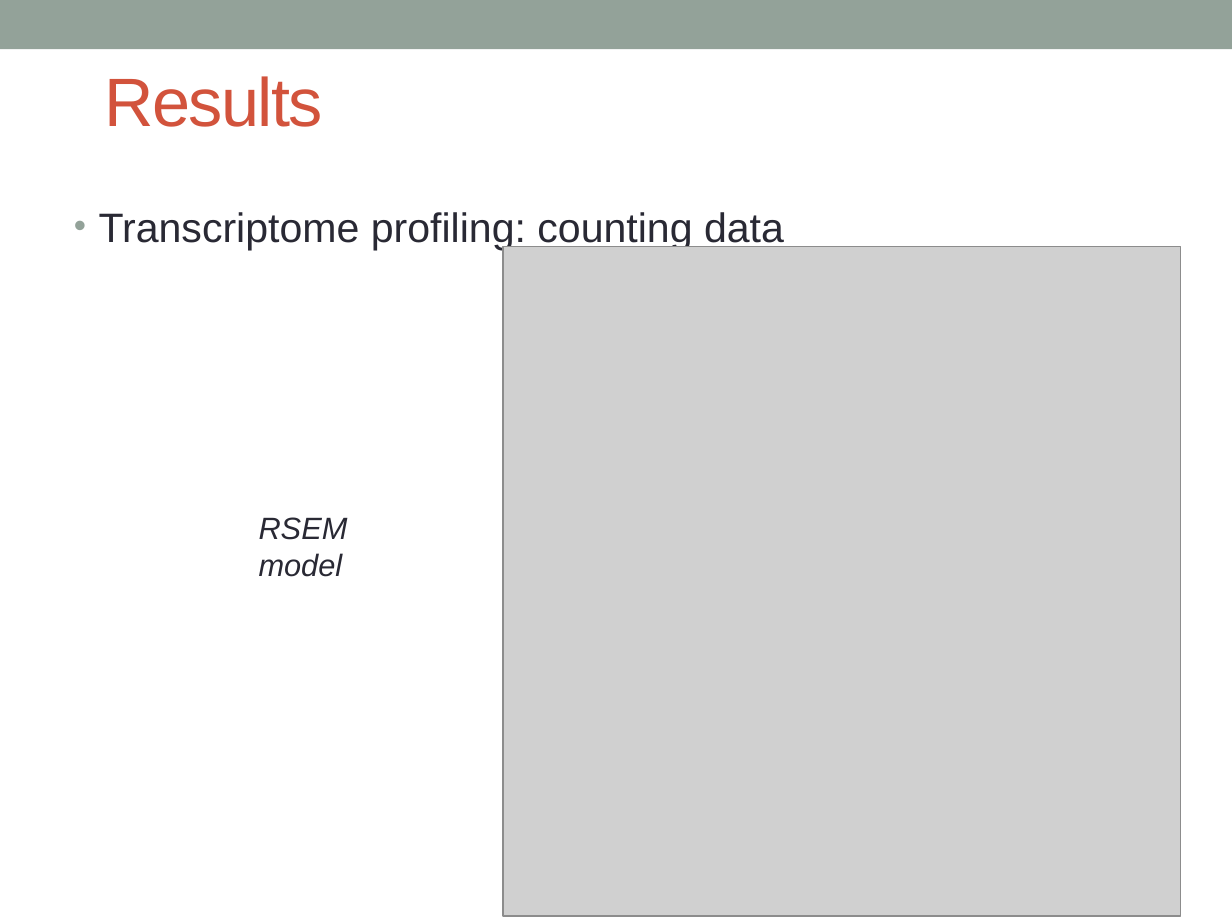
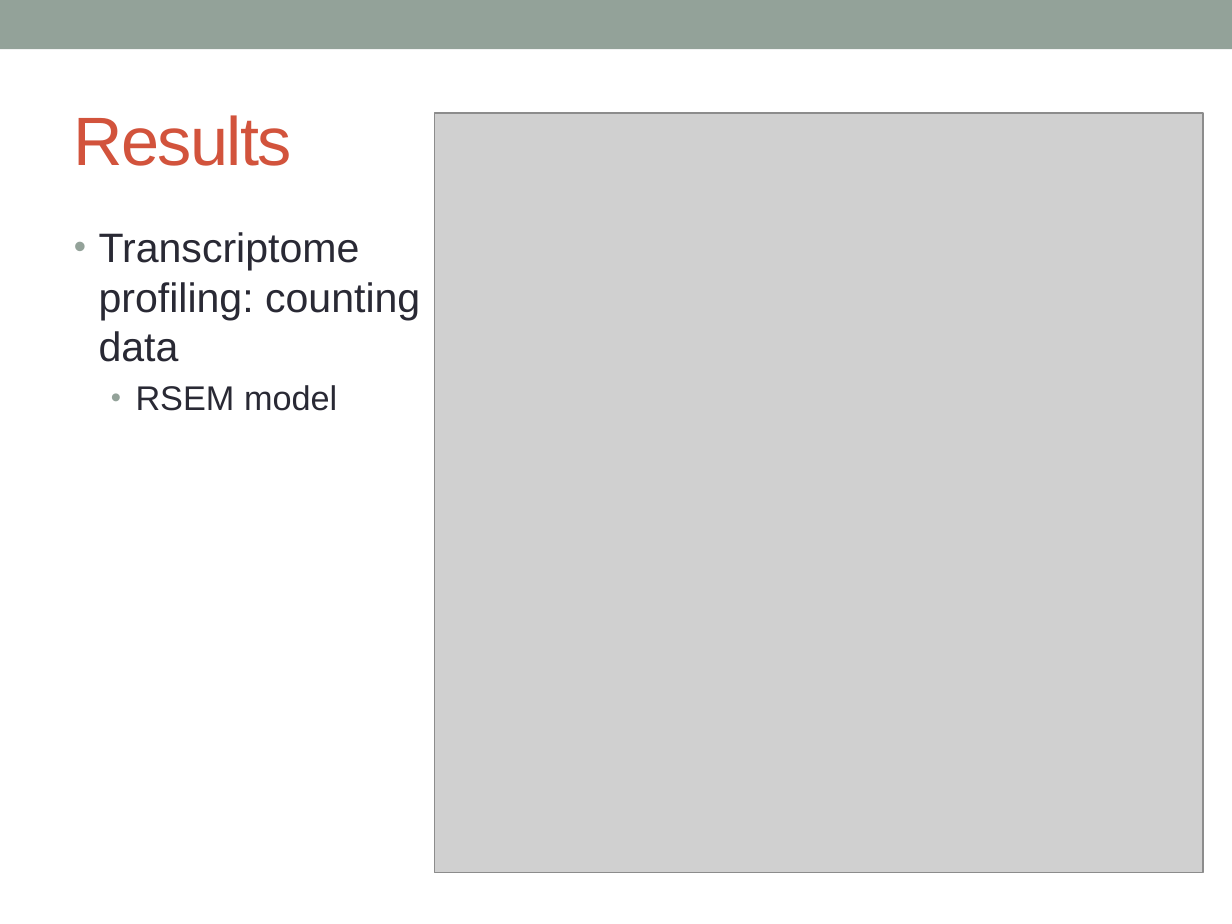
Before and after one commit to katholan/BCB546X-Spring2017_Valerin_final_project, a slide deck: slide 15 of asparagus.pptx. Drawn at 1232x924 pixels with LibreOffice and Linux fonts; fonts in the diff are those of the drawing; grey boxes stand for pictures. Boxes give left, top, right and bottom in pixels: in the first picture for what was removed or moved away, otherwise in the second. Text is boxed around its words. In the diff, an @@ line names an element or a change of style, - is before the commit and + after.

```diff
--- a/asparagus.pptx
+++ b/asparagus.pptx
@@ title "Results": place and size @@
-title "Results" at (105,76,323,127)
+title "Results" at (74,115,292,166)
@@ picture: place and size @@
-picture at (503,246,1180,917)
+picture at (435,113,1204,873)
@@ text "Transcriptome profiling: counting data": place and size @@
-text "Transcriptome profiling: counting data" at (99,212,784,250)
+text "Transcriptome profiling: counting data" at (99,232,420,411)
@@ text at (136,385,337,411): paragraph added @@
+  • RSEM model
@@ text removed at (259,517,348,577) @@
-RSEM model
```
Also in this commit, not shown: 15 other slides changed, 4 slides added, 1 slide removed.
